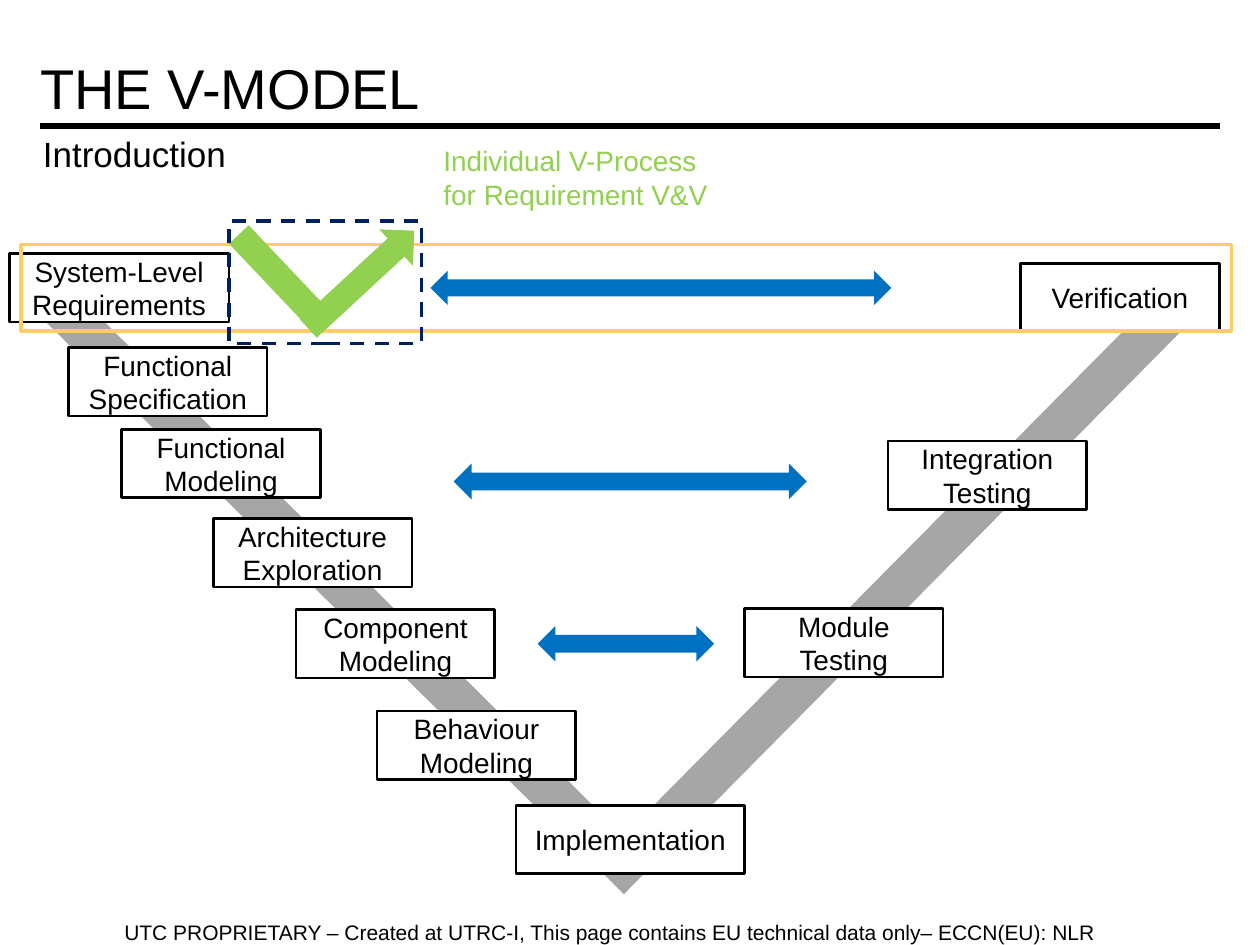
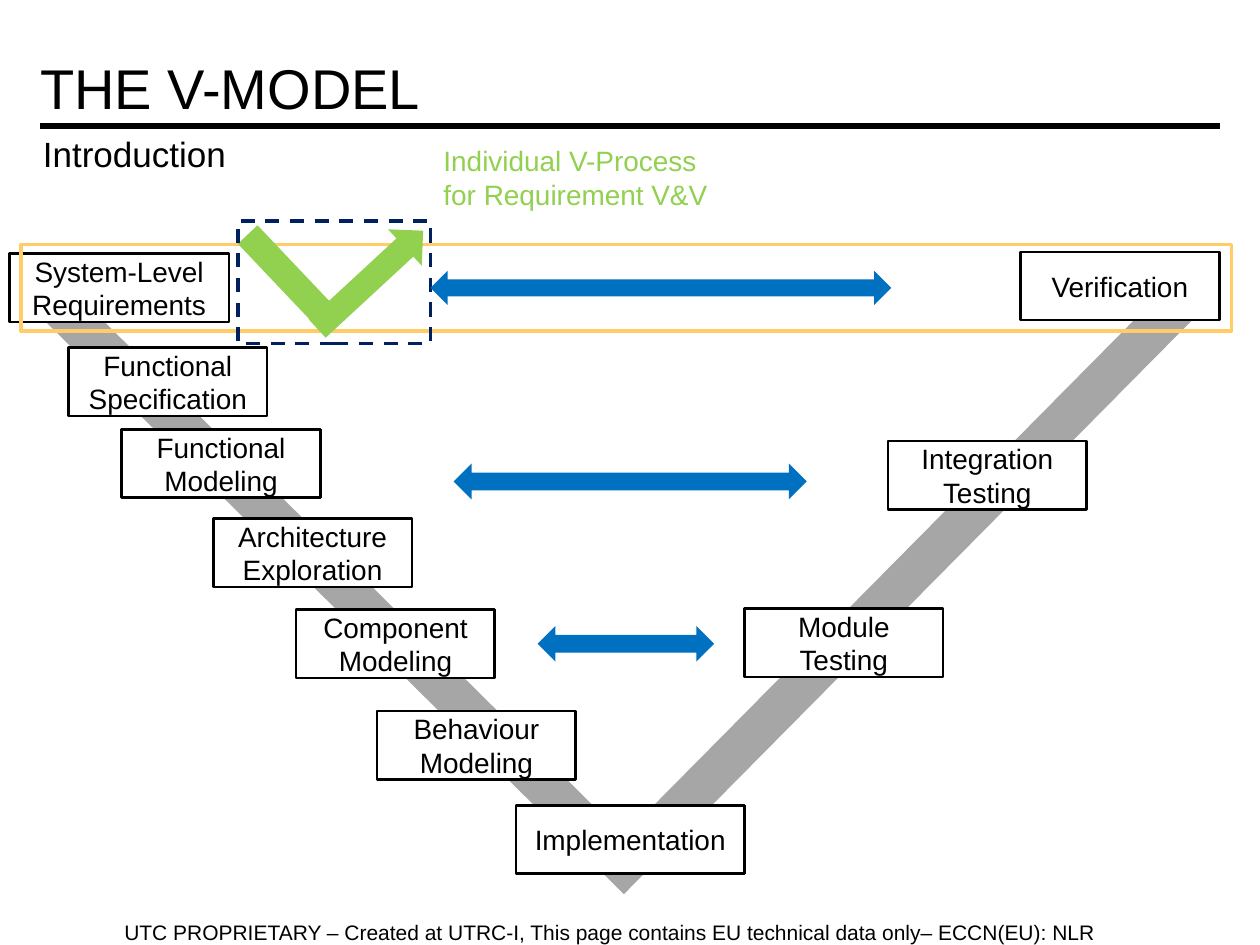
Before and after one commit to marcocelia/Master-Thesis, a slide deck: slide 3 of Presentation/RMpresentation_rUTRC.pptx. Drawn at 1260x945 pixels with LibreOffice and Linux fonts; fonts in the diff are those of the drawing. Boxes give left, top, right and bottom in pixels: in the first picture for what was removed or moved away, otherwise in the second. Text is boxed around its words. In the diff, an @@ line names an element or a change of style, - is before the commit and + after.

```diff
--- a/Presentation/RMpresentation_rUTRC.pptx
+++ b/Presentation/RMpresentation_rUTRC.pptx
@@ 2 rectangles, 1 up arrow: place and size @@
-2 rectangles, 1 up arrow at bbox=[229, 213, 430, 347]
+2 rectangles, 1 up arrow at bbox=[238, 213, 439, 347]
@@ rectangle "Verification": place and size @@
-rectangle "Verification" at bbox=[1021, 263, 1220, 331]
+rectangle "Verification" at bbox=[1021, 252, 1220, 320]
```
Also in this commit, not shown: 2 other slides changed, 11 other files.
